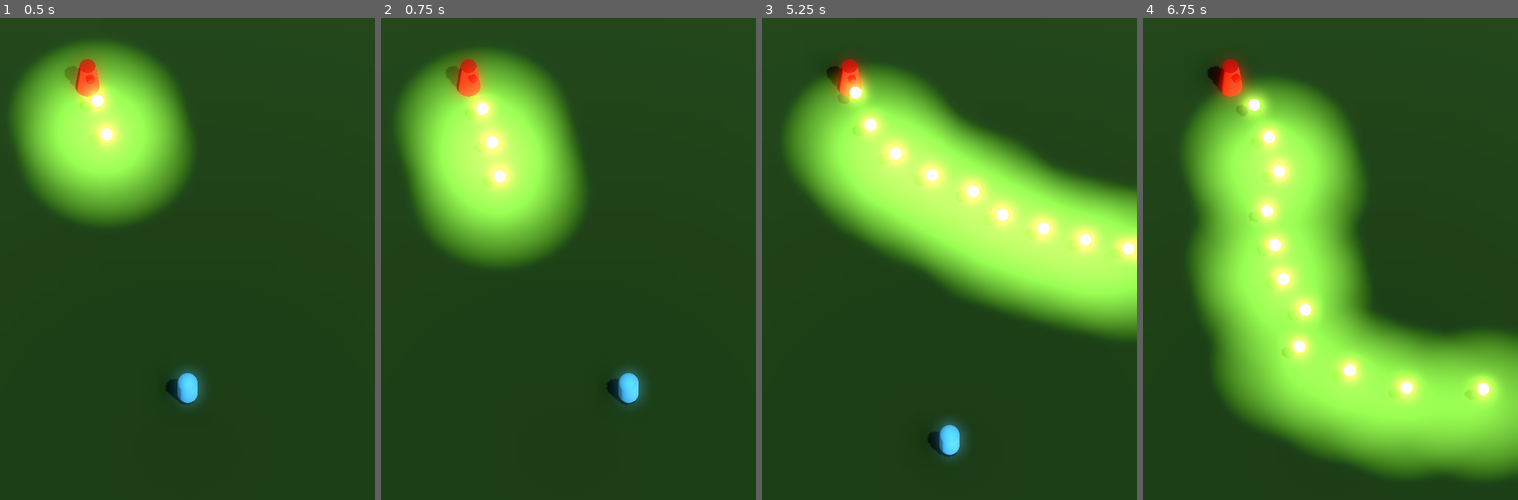
Above: before the commit, frames 1-4 (left to right).
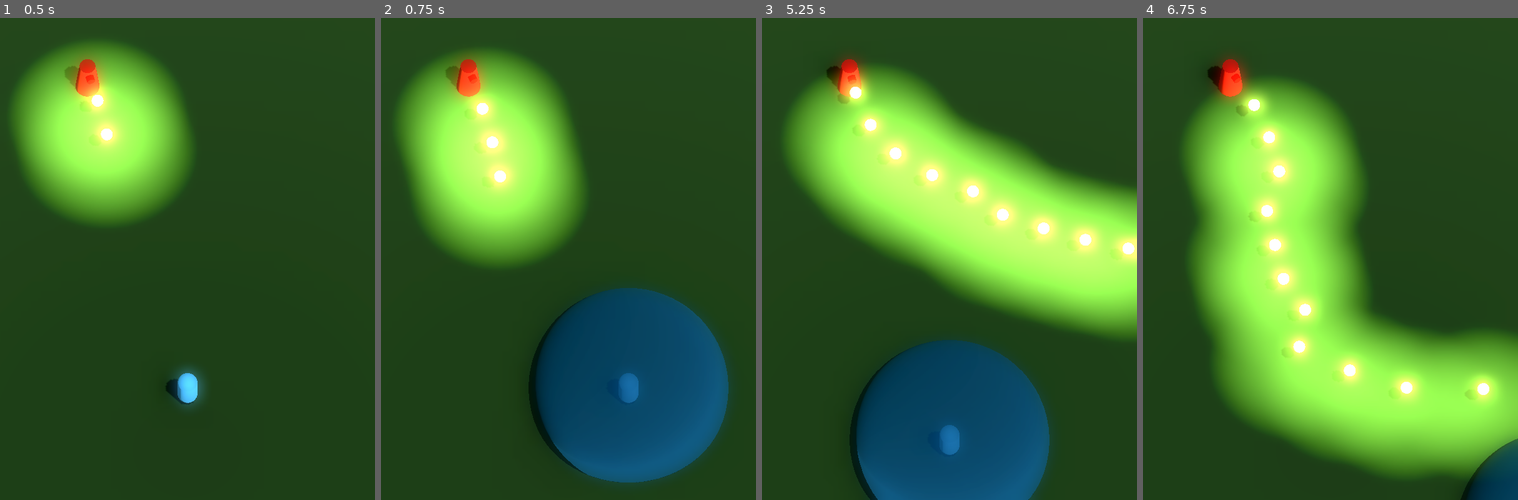
Above: after the commit, the same moments.

Repository: JackEvans24/bullet-absorb
Game: Godot game, scene res://scenes/main.tscn
Two runs of this game, one before a commit and one after it. Both use one fixed random seed, a clock stepped at 60 frames per second and the inputs below.
Inputs:
- Up to frame 1 (0.5 s): no input
- Up to frame 2 (0.75 s): hold Right (move_right) from 0.53 s (still down); tap J (absorb, bound only after the commit) at 0.6 s
- Up to frame 3 (5.25 s): release Right (move_right) at 1.28 s; hold Down (move_back) 1.28-2.03 s; tap J (absorb, bound only after the commit) every 0.75 s from 1.35 to 5.1 s; hold Right (move_right) 2.03-2.78 s; hold Up (move_forward) 2.78-3.53 s; hold Left (move_left) 3.53-5.03 s; hold Down (move_back) from 5.03 s (still down)
- Up to frame 4 (6.75 s): release Down (move_back) at 5.78 s; hold Right (move_right) 5.78-6.53 s; tap J (absorb, bound only after the commit) at 5.85, 6.6 s; hold Up (move_forward) from 6.53 s (still down)

Frame 1 is identical in both runs. In frame 2, 17% of the frame differs, in the area x 39-93%, y 56-97%; in frame 3, 15%; in frame 4, 1.3%.

Commit message:
feat: add basic absorb functionality to player and bullet

Diff:
--- a/prefabs/player.tscn
+++ b/prefabs/player.tscn
@@ -1,6 +1,7 @@
-[gd_scene load_steps=5 format=3 uid="uid://c3tj0pdcum4wd"]
+[gd_scene load_steps=9 format=3 uid="uid://c3tj0pdcum4wd"]
 
 [ext_resource type="Script" path="res://scripts/player/player.gd" id="1_u023k"]
+[ext_resource type="Script" path="res://scripts/player/absorb.gd" id="2_sawo1"]
 
 [sub_resource type="StandardMaterial3D" id="StandardMaterial3D_se4rt"]
 albedo_color = Color(0.33, 0.732, 1, 1)
@@ -9,6 +10,18 @@
 material = SubResource("StandardMaterial3D_se4rt")
 
 [sub_resource type="CapsuleShape3D" id="CapsuleShape3D_b08da"]
+
+[sub_resource type="SphereShape3D" id="SphereShape3D_4kfv7"]
+radius = 5.0
+
+[sub_resource type="ORMMaterial3D" id="ORMMaterial3D_xjiou"]
+transparency = 1
+albedo_color = Color(0.2, 0.639216, 1, 0.756863)
+
+[sub_resource type="SphereMesh" id="SphereMesh_epkrr"]
+material = SubResource("ORMMaterial3D_xjiou")
+radius = 5.0
+height = 10.0
 
 [node name="Player" type="CharacterBody3D"]
 transform = Transform3D(1, 0, 0, 0, 1, 0, 0, 0, 1, 0, 1, 0)
@@ -21,3 +34,19 @@
 
 [node name="CollisionShape3D" type="CollisionShape3D" parent="."]
 shape = SubResource("CapsuleShape3D_b08da")
+
+[node name="Absorb" type="Node3D" parent="."]
+script = ExtResource("2_sawo1")
+absorb_cooldown = 1.0
+
+[node name="AbsorbArea" type="Area3D" parent="Absorb"]
+collision_layer = 0
+collision_mask = 4
+
+[node name="CollisionShape3D" type="CollisionShape3D" parent="Absorb/AbsorbArea"]
+shape = SubResource("SphereShape3D_4kfv7")
+
+[node name="AbsorbMesh" type="MeshInstance3D" parent="Absorb"]
+visible = false
+mesh = SubResource("SphereMesh_epkrr")
+skeleton = NodePath("../AbsorbArea")
--- a/project.godot
+++ b/project.godot
@@ -54,6 +54,14 @@
 , Object(InputEventJoypadButton,"resource_local_to_scene":false,"resource_name":"","device":-1,"button_index":14,"pressure":0.0,"pressed":true,"script":null)
 ]
 }
+absorb={
+"deadzone": 0.5,
+"events": [Object(InputEventKey,"resource_local_to_scene":false,"resource_name":"","device":-1,"window_id":0,"alt_pressed":false,"shift_pressed":false,"ctrl_pressed":false,"meta_pressed":false,"pressed":false,"keycode":0,"physical_keycode":74,"key_label":0,"unicode":106,"echo":false,"script":null)
+, Object(InputEventKey,"resource_local_to_scene":false,"resource_name":"","device":-1,"window_id":0,"alt_pressed":false,"shift_pressed":false,"ctrl_pressed":false,"meta_pressed":false,"pressed":false,"keycode":0,"physical_keycode":90,"key_label":0,"unicode":122,"echo":false,"script":null)
+, Object(InputEventJoypadButton,"resource_local_to_scene":false,"resource_name":"","device":-1,"button_index":1,"pressure":0.0,"pressed":true,"script":null)
+, Object(InputEventJoypadButton,"resource_local_to_scene":false,"resource_name":"","device":-1,"button_index":9,"pressure":0.0,"pressed":true,"script":null)
+]
+}
 
 [layer_names]
 
--- a/scripts/bullet.gd
+++ b/scripts/bullet.gd
@@ -1,4 +1,4 @@
-extends Node3D
+class_name Bullet extends Node3D
 
 @export var speed = 5
 @export var accuracy = 1.0 / 6.0
@@ -16,3 +16,6 @@
 
 func _on_screen_exited():
 	queue_free()
+
+func absorb():
+	call_deferred("queue_free")
--- /dev/null
+++ b/scripts/player/absorb.gd
@@ -0,0 +1,46 @@
+class_name Absorb
+extends Node3D
+
+signal bullet_absorbed
+
+@export var absorb_cooldown = 0.5
+@export var mesh_display_time = 0.2
+
+@onready var area: Area3D = $AbsorbArea
+@onready var mesh: MeshInstance3D = $AbsorbMesh
+
+var is_absorbing = false
+
+func _process(_delta):
+	if is_absorbing:
+		return
+	if Input.is_action_just_pressed("absorb"):
+		handle_absorb()
+
+func handle_absorb():
+	is_absorbing = true
+
+	var overlapping_areas: Array[Area3D] = area.get_overlapping_areas()
+	for overlapping_area in overlapping_areas:
+		if overlapping_area.is_in_group('bullet'):
+			absorb_bullet(overlapping_area)
+
+	display_mesh()
+	await handle_cooldown()
+
+	is_absorbing = false
+
+func absorb_bullet(bullet_area: Area3D):
+	var bullet = type_convert(bullet_area, typeof(Bullet))
+	bullet.absorb()
+
+	bullet_absorbed.emit()
+
+func handle_cooldown():
+	var cooldown = maxf(absorb_cooldown, mesh_display_time)
+	await get_tree().create_timer(cooldown).timeout
+
+func display_mesh():
+	mesh.visible = true
+	await get_tree().create_timer(mesh_display_time).timeout
+	mesh.visible = false
--- a/scripts/player/player.gd
+++ b/scripts/player/player.gd
@@ -4,6 +4,13 @@
 @export var speed = 5.0
 @export var deceleration = 3.0
 @export var fall_acceleration = 10
+
+@onready var absorb: Absorb = $Absorb
+
+var absorb_count = 0
+
+func _ready():
+	absorb.bullet_absorbed.connect(_on_absorb)
 
 func _physics_process(delta):
 	# Add the gravity.
@@ -23,3 +30,7 @@
 		velocity.z = move_toward(velocity.z, 0, deceleration)
 
 	move_and_slide()
+
+func _on_absorb():
+	absorb_count += 1
+	print('current absorb count: %s' % absorb_count)
